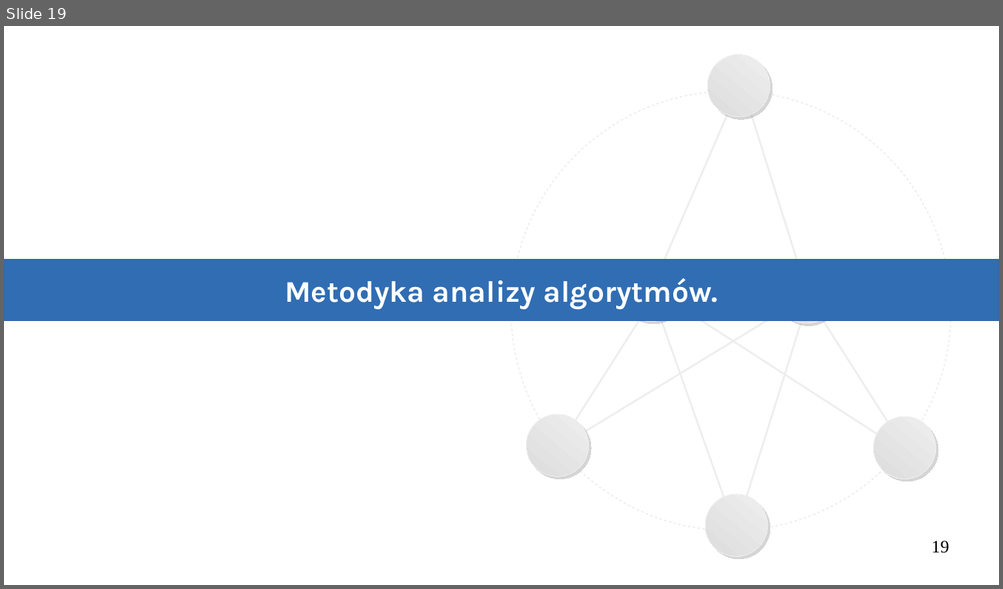
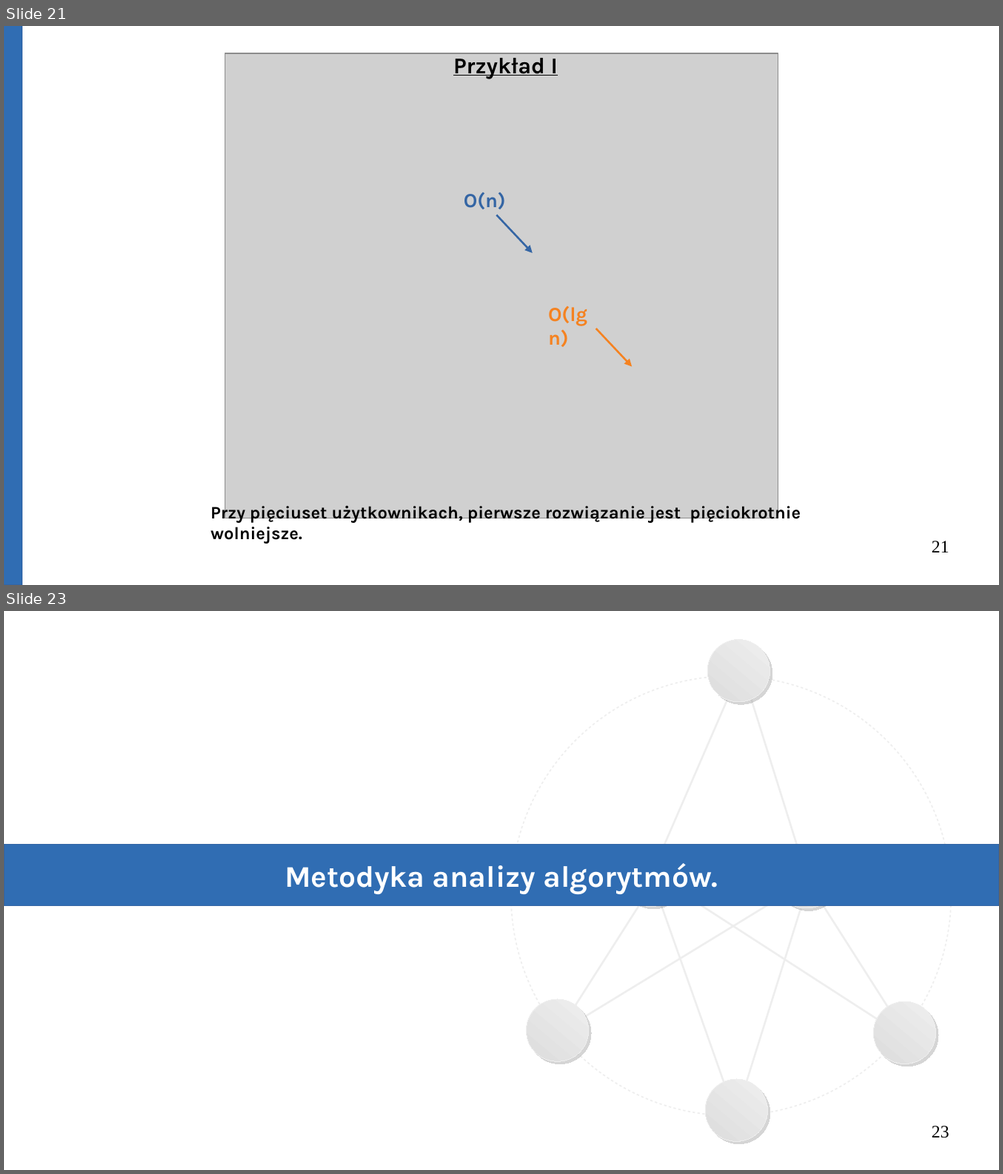
Before and after one commit to Michael-Wisniewski/algorithmic-workshop, a slide deck: gotowa.odp. Shown one above the other, each under a label of ours: slide 19 before the commit, slides 21 and 23 after it; the slides between them are not shown. The pictures are 1003x589 and 1003x1174 pixels, drawn with LibreOffice and Linux fonts; fonts in the diff are those of the drawing; grey boxes stand for pictures. Boxes give left, top, right and bottom in pixels: in the first picture for what was removed or moved away, otherwise in the second. Text is boxed around its words. In the diff, an @@ line names an element or a change of style, - is before the commit and + after.

```diff
--- a/gotowa.odp
+++ b/gotowa.odp
@@ slide 21 added at (x1=4, y1=26, x2=999, y2=585), background #FFFFFF @@
@@ rectangle added at (x1=4, y1=26, x2=22, y2=585), fill #306DB3, outline #3465A4 0 pt @@
@@ picture added at (x1=225, y1=53, x2=778, y2=519) @@
@@ text added at (x1=453, y1=53, x2=558, y2=79), 18 pt, text #000000, bold, underline @@
+Przykład I
@@ text added at (x1=464, y1=192, x2=506, y2=210), 16 pt, text #3465A4, bold @@
+O(n)
@@ arrow added from (497, 215) to (532, 253), #3465A4 1.5 pt @@
@@ text added at (x1=548, y1=306, x2=587, y2=347), 16 pt, text #F58220, bold @@
+O(lg n)
@@ arrow added from (596, 329) to (632, 367), #F58220 1.5 pt @@
@@ text added at (x1=210, y1=503, x2=800, y2=544), 14 pt, text #000000, bold @@
+Przy pięciuset użytkownikach, pierwsze rozwiązanie jest pięciokrotnie wolniejsze.
@@ page number added at (x1=931, y1=541, x2=949, y2=553), 14 pt, text #000000 @@
+21
@@ what was slide 19 is now slide 23 @@
@@ page number at (x1=931, y1=1126, x2=949, y2=1139): text changed @@
-19
+23
```
Also in this commit, not shown: 1 slide changed, 4 other slides added, 1 slide removed.
